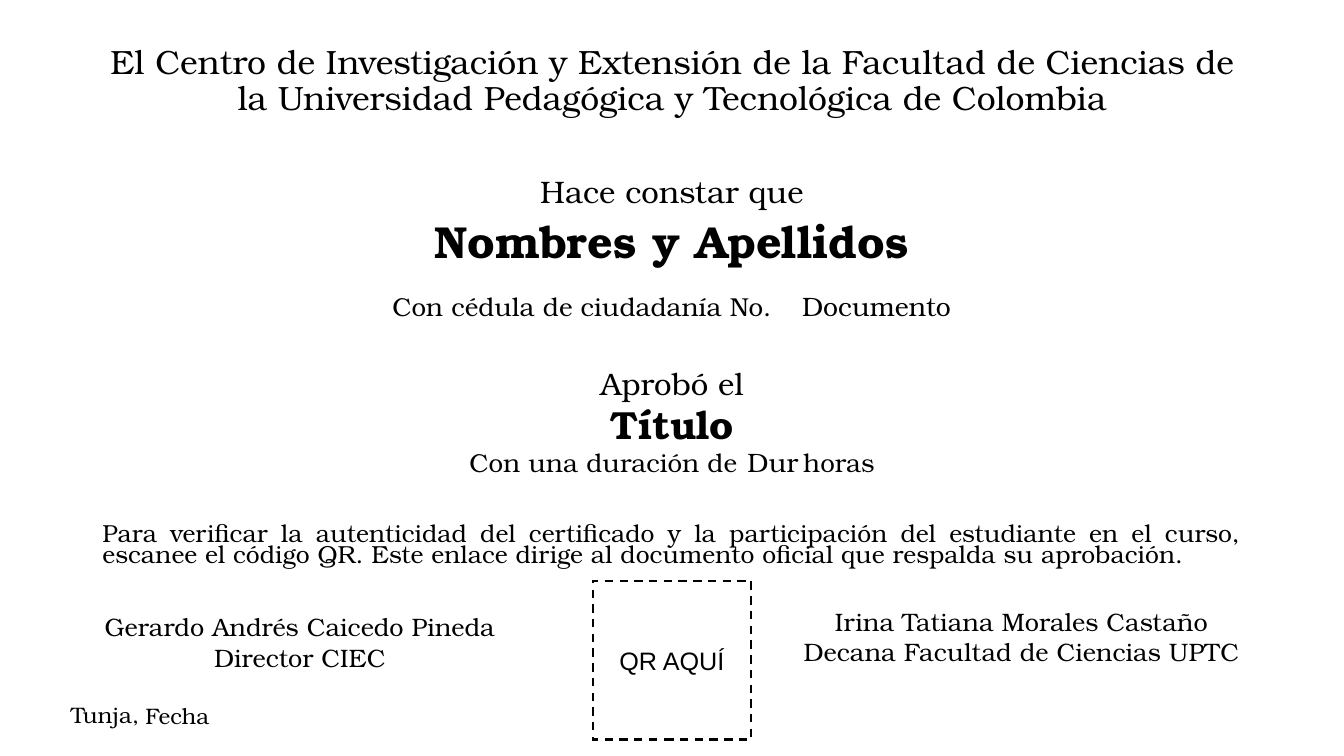
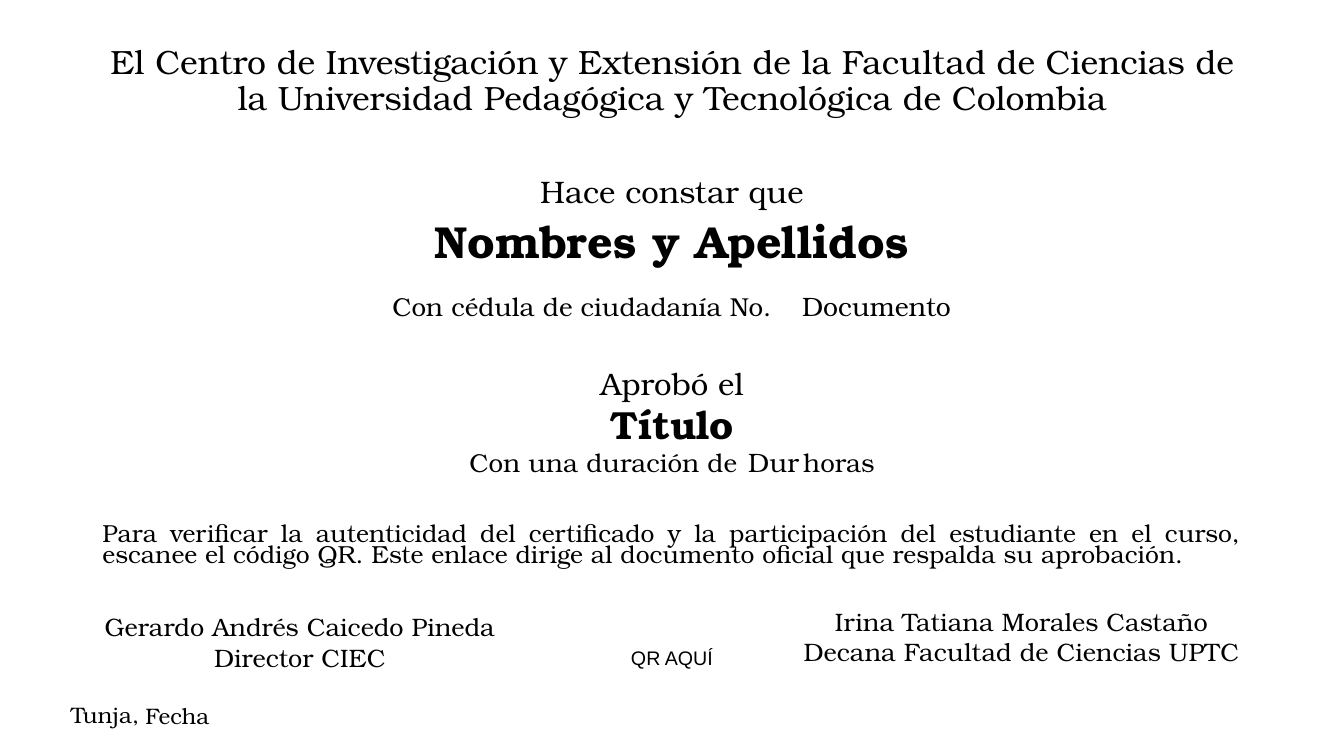
Before and after one commit to ciec-uptc/Certificados, a slide deck: slide 1 of Plantilla base.pptx. Drawn at 1344x756 pixels with LibreOffice and Linux fonts; fonts in the diff are those of the drawing. Boxes give left, top, right and bottom in pixels: in the first picture for what was removed or moved away, otherwise in the second. Text is boxed around its words. In the diff, an @@ line names an element or a change of style, - is before the commit and + after.

```diff
--- a/Plantilla base.pptx
+++ b/Plantilla base.pptx
@@ text "QR AQUÍ": place and size @@
-text "QR AQUÍ" at [593, 581, 751, 739]
+text "QR AQUÍ" at [631, 650, 713, 669]
@@ text "QR AQUÍ" at [631, 650, 713, 669]: size 18 to 14 pt; outline #000000 1.5 pt dashed to none @@
```
